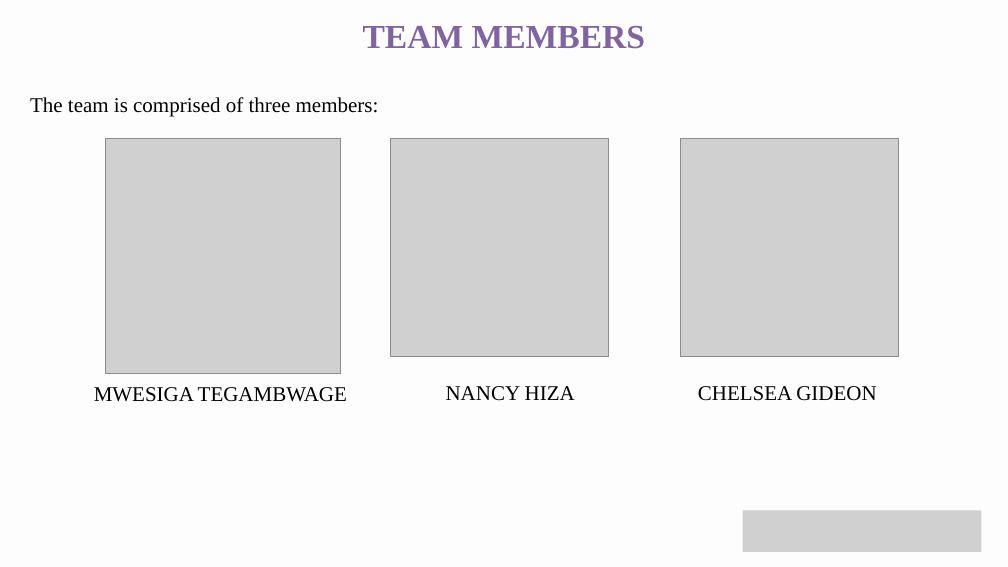
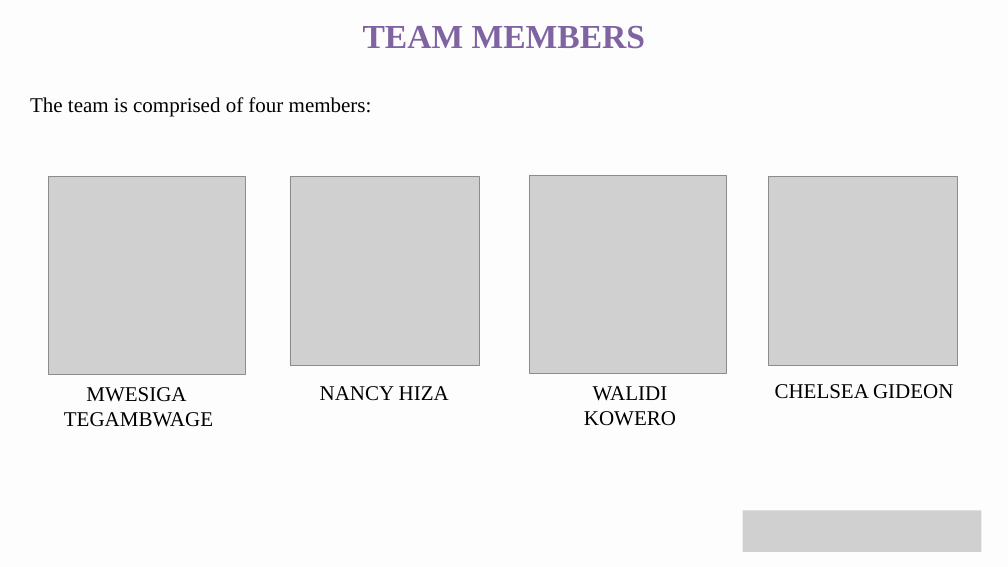
Before and after one commit to arc1o1/Automated_Temperature_Control_System, a slide deck: slide 2 of 02_documentation/Automated_Temperature_Control_System_GIP_Project_Implementation_Presentation.pptx. Drawn at 1008x567 pixels with LibreOffice and Linux fonts; fonts in the diff are those of the drawing; grey boxes stand for pictures. Boxes give left, top, right and bottom in pixels: in the first picture for what was removed or moved away, otherwise in the second. Text is boxed around its words. In the diff, an @@ line names an element or a change of style, - is before the commit and + after.

```diff
--- a/02_documentation/Automated_Temperature_Control_System_GIP_Project_Implementation_Presentation.pptx
+++ b/02_documentation/Automated_Temperature_Control_System_GIP_Project_Implementation_Presentation.pptx
@@ text at [30, 97, 372, 117]: text changed @@
-The team is comprised of three members:
+The team is comprised of four members:
@@ picture: place and size @@
-picture at [105, 139, 340, 373]
+picture at [49, 176, 246, 374]
@@ picture: place and size @@
-picture at [391, 139, 608, 356]
+picture at [290, 176, 479, 365]
@@ picture added at [529, 175, 726, 373] @@
@@ picture: place and size @@
-picture at [680, 139, 898, 356]
+picture at [769, 176, 958, 365]
@@ text at [64, 387, 213, 427]: text changed @@
-MWESIGA TEGAMBWAGE
+MWESIGA
+TEGAMBWAGE
@@ text "NANCY HIZA": place and size @@
-text "NANCY HIZA" at [446, 386, 575, 401]
+text "NANCY HIZA" at [320, 386, 449, 401]
@@ text added at [584, 386, 676, 426], 30 pt, text #000000 @@
+WALIDI KOWERO
@@ text "CHELSEA GIDEON": place and size @@
-text "CHELSEA GIDEON" at [698, 386, 876, 401]
+text "CHELSEA GIDEON" at [775, 384, 953, 399]
```
Also in this commit, not shown: 7 other slides changed, 12 slides added, 7 slides removed, 4 other files.
